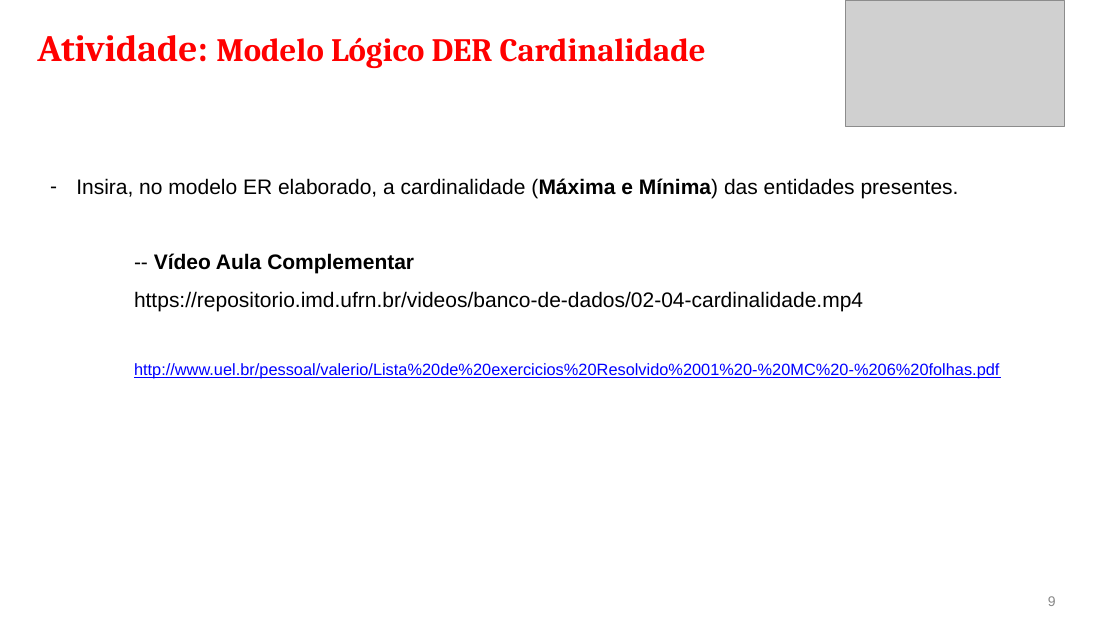
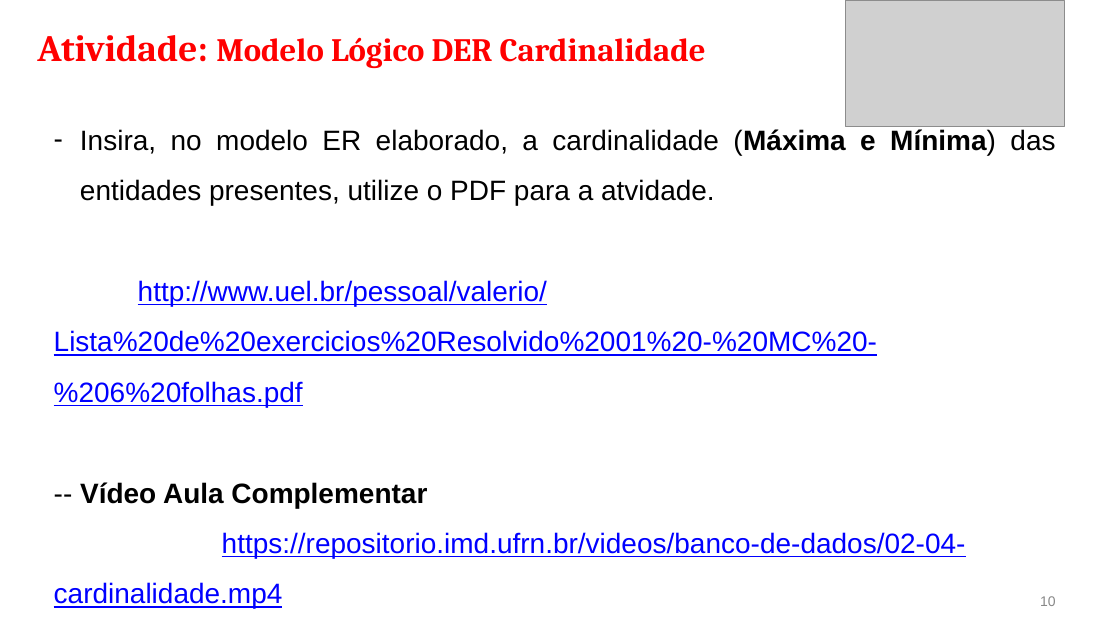
Before and after one commit to CloudEducationBrazil/WydenBancoDados, a slide deck: slide 10 of 01 Classes/Aula03- BD Dinâmica Modelo de Domínio.pptx (slide 9 before the commit). Drawn at 1120x630 pixels with LibreOffice and Linux fonts; fonts in the diff are those of the drawing; grey boxes stand for pictures. Boxes give left, top, right and bottom in pixels: in the first picture for what was removed or moved away, otherwise in the second. Text is boxed around its words. In the diff, an @@ line names an element or a change of style, - is before the commit and + after.

```diff
--- a/01 Classes/Aula03- BD Dinâmica Modelo de Domínio.pptx
+++ b/01 Classes/Aula03- BD Dinâmica Modelo de Domínio.pptx
@@ text "Insira, no modelo ER elaborado, ...": place and size @@
-text "Insira, no modelo ER elaborado, ..." at [76,178,1000,379]
+text "Insira, no modelo ER elaborado, ..." at [54,129,1055,609]
@@ text at [54,129,1055,407]: text changed; size 18 to 24 pt; text colour #000000 to #0000FF @@
-– Insira, no modelo ER elaborado, a cardinalidade (Máxima e Mínima) das entidades presentes.
+– Insira, no modelo ER elaborado, a cardinalidade (Máxima e Mínima) das entidades presentes, utilize o PDF para a atvidade.
+http://www.uel.br/pessoal/valerio/Lista%20de%20exercicios%20Resolvido%2001%20-%20MC%20-%206%20folhas.pdf
@@ text at [134,363,1000,379]: paragraph removed @@
-http://www.uel.br/pessoal/valerio/Lista%20de%20exercicios%20Resolvido%2001%20-%20MC%20-%206%20folhas.pdf
@@ text at [54,482,966,609]: size 18 to 24 pt in "-- Vídeo Aula Complementar", "https://repositorio.imd.ufrn.br/videos/banco-de-dados/02-04- ..."; text colour #000000 to #0000FF, underline on in "https://repositorio.imd.ufrn.br/videos/banco-de-dados/02-04- ..." @@
@@ page number at [1040,596,1056,606]: text changed @@
-9
+10
```
Also in this commit, not shown: 5 other slides changed, 1 slide added, 1 other file.
